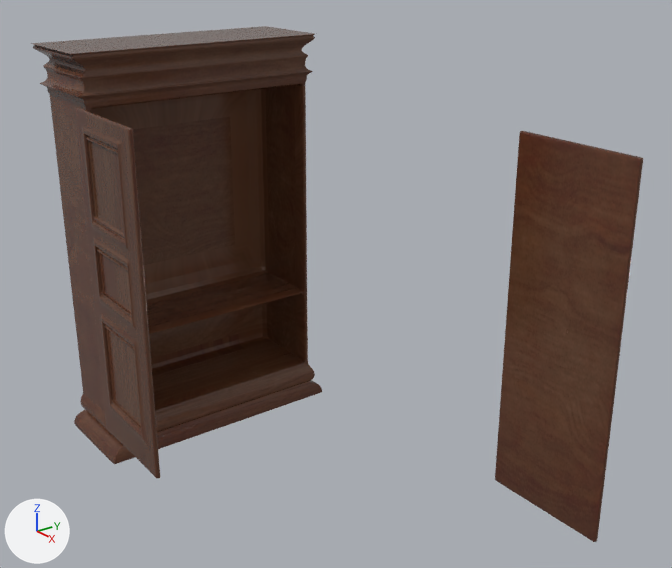
Renders of the Blender file Hart DollHouse/Assets/Models/Bedroom/Wooden Wardrobe/WoodenWardrobe.blend from each side of a commit.
Rendered twice from a camera (50 mm lens) standing at (25.3, -14.0, 16.1) and looking at (5.8, 0.7, 6.6). The axes (+X, +Y, +Z) are drawn at lower left. The lights are the same throughout.

The older version as bpy lines, for what is in view:
```python
ob_finaldoorleft = bpy.data.objects.new('FinalDoorLeft', me_cube_015)
ob_finaldoorleft.parent = ob_woodenwardrobe
ob_finaldoorleft.location = (2.682, -5.195, 6.503)
ob_finaldoorleft.rotation_euler = (0.0, 0.0, -4.728)  # degrees (0, 0, -271)
ob_finaldoorleft.scale = (0.0697, 1.82, 4.92)
ob_finaldoorright = bpy.data.objects.new('FinalDoorRight', me_cube_001)
ob_finaldoorright.parent = ob_woodenwardrobe
ob_finaldoorright.location = (10.83, 4.559, 6.45)
ob_finaldoorright.rotation_euler = (0.0, 0.0, -1.586)  # degrees (0, 0, -91)
ob_finaldoorright.scale = (0.0697, 1.82, 4.92)
ob_wardrobe = bpy.data.objects.new('Wardrobe', me_cube)
ob_wardrobe.parent = ob_woodenwardrobe
ob_wardrobe.location = (-1.234, -0.0547, 6.453)
ob_wardrobe.scale = (1.39, 3.74, -6.33)
```
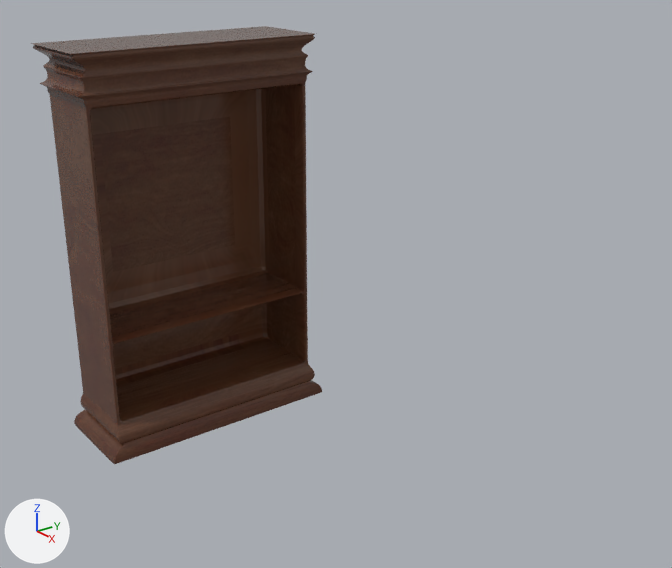
The edits, one by one:
Object 'FinalDoorRight' (ob_finaldoorright) is now hidden.
Object 'FinalDoorLeft' (ob_finaldoorleft) is now hidden.

Where the change shows, as pixel boxes (x1, y1, x2, y2) in the pictures (672 x 568 px):
'FinalDoorRight', hidden: before (495, 131, 643, 542)
'FinalDoorLeft', hidden: before (74, 107, 160, 479)
